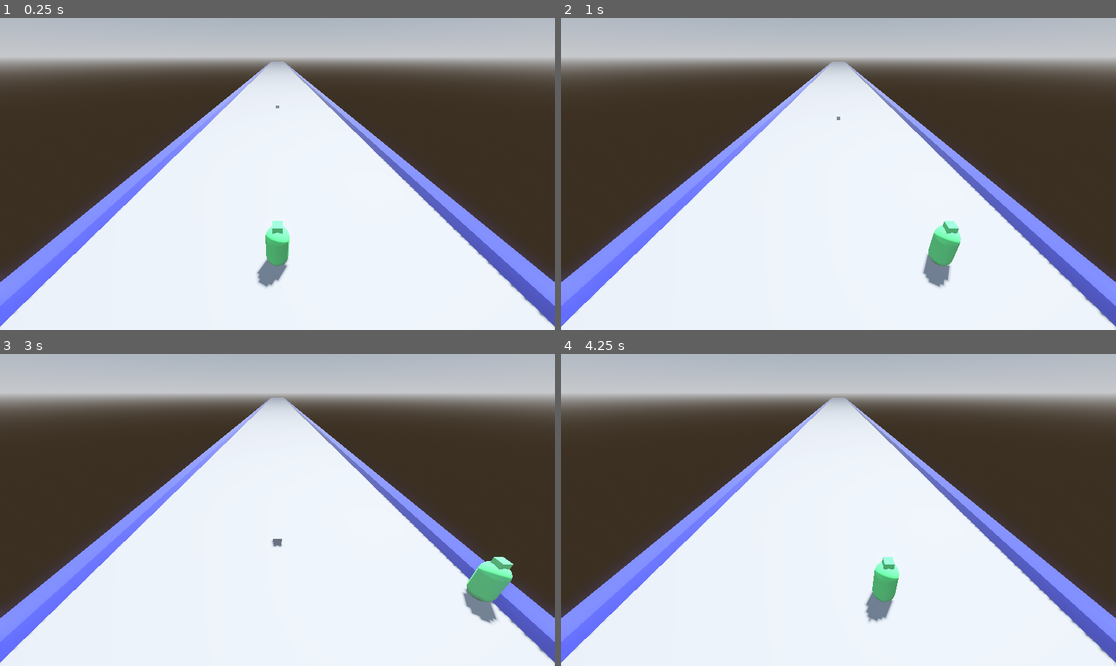
Above: before the commit, frames 1-4 (two rows, left to right).
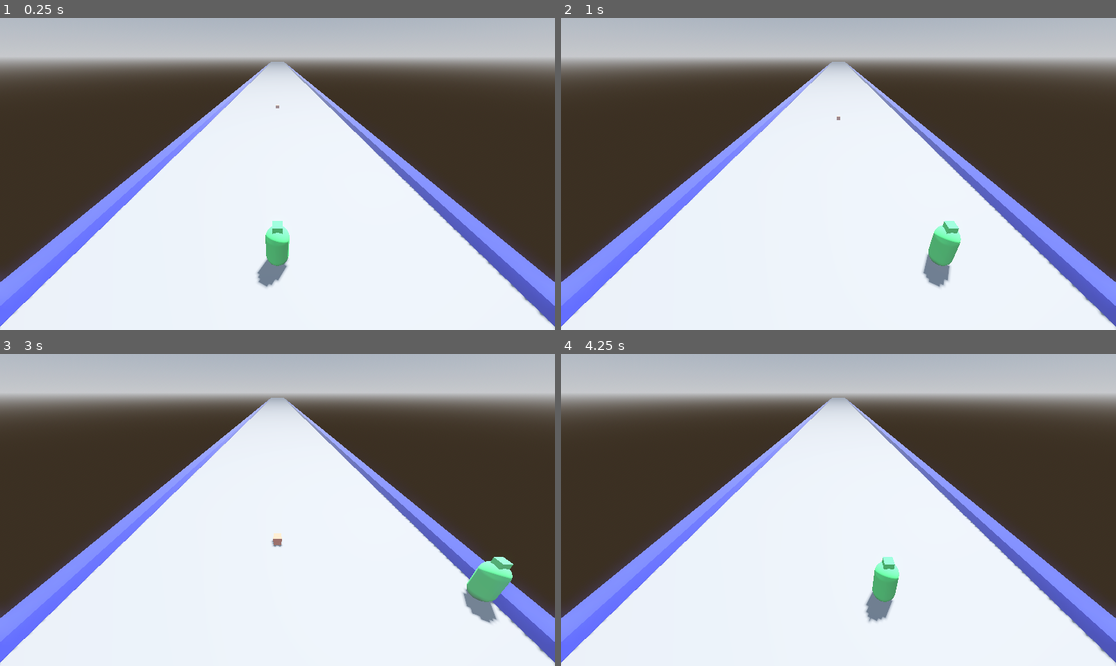
Above: after the commit, the same moments.

Repository: Zokerus/Evade_the_Cube
Game: Godot game, scene res://Level.tscn
Two runs of this game, one before a commit and one after it. Both use one fixed random seed, a clock stepped at 60 frames per second and the inputs below.
Inputs:
- Up to frame 1 (0.25 s): no input
- Up to frame 2 (1 s): tap Enter at 0.5 s; hold Right (Right) from 0.53 s (still down)
- Up to frame 3 (3 s): release Right (Right) at 1.28 s; hold Down (ui_down) 1.28-2.03 s; tap Space at 2 s; hold Right (Right) 2.03-2.78 s; tap Enter at 2.75 s; hold Up (ui_up) from 2.78 s (still down)
- Up to frame 4 (4.25 s): release Up (ui_up) at 3.53 s; hold Left (Left) from 3.53 s (still down)

The runs differ from the first frame. In frame 1, less than 0.1% of the frame differs, in the area x 49-51%, y 27-29%; in frame 2, less than 0.1%; in frame 3, less than 0.1%, in the area x 49-51%, y 57-62%; in frame 4, nothing differs.

Commit message:
add box types

Diff:
--- a/Box.gd
+++ b/Box.gd
@@ -1,6 +1,21 @@
 extends CharacterBody3D
 
+enum BOXTYPE {FOOD, POISON}
+
 const SPEED = 5.0
+@export var box_type: BOXTYPE
+
+@onready var body = $body
+
+
+func _init():
+	pass
+	#ff8e61 food
+	#ff1161 poison
+
+func _ready():
+	if box_type == BOXTYPE.FOOD:
+		body.get_surface_override_material(0).albedo_color = "ff8e61"
 
 func _physics_process(delta):
 	# Get the input direction and handle the movement/deceleration.
--- a/Box.tscn
+++ b/Box.tscn
@@ -1,8 +1,11 @@
-[gd_scene load_steps=4 format=3 uid="uid://d0b4v7cwf7rsx"]
+[gd_scene load_steps=5 format=3 uid="uid://d0b4v7cwf7rsx"]
 
 [ext_resource type="Script" path="res://Box.gd" id="1_bputv"]
 
 [sub_resource type="BoxMesh" id="BoxMesh_lnqa8"]
+
+[sub_resource type="StandardMaterial3D" id="StandardMaterial3D_3g85v"]
+albedo_color = Color(1, 0.0666667, 0.380392, 1)
 
 [sub_resource type="BoxShape3D" id="BoxShape3D_juk8f"]
 
@@ -11,8 +14,9 @@
 collision_layer = 0
 script = ExtResource("1_bputv")
 
-[node name="MeshInstance3D" type="MeshInstance3D" parent="."]
+[node name="body" type="MeshInstance3D" parent="."]
 mesh = SubResource("BoxMesh_lnqa8")
+surface_material_override/0 = SubResource("StandardMaterial3D_3g85v")
 
 [node name="CollisionShape3D" type="CollisionShape3D" parent="."]
 shape = SubResource("BoxShape3D_juk8f")
